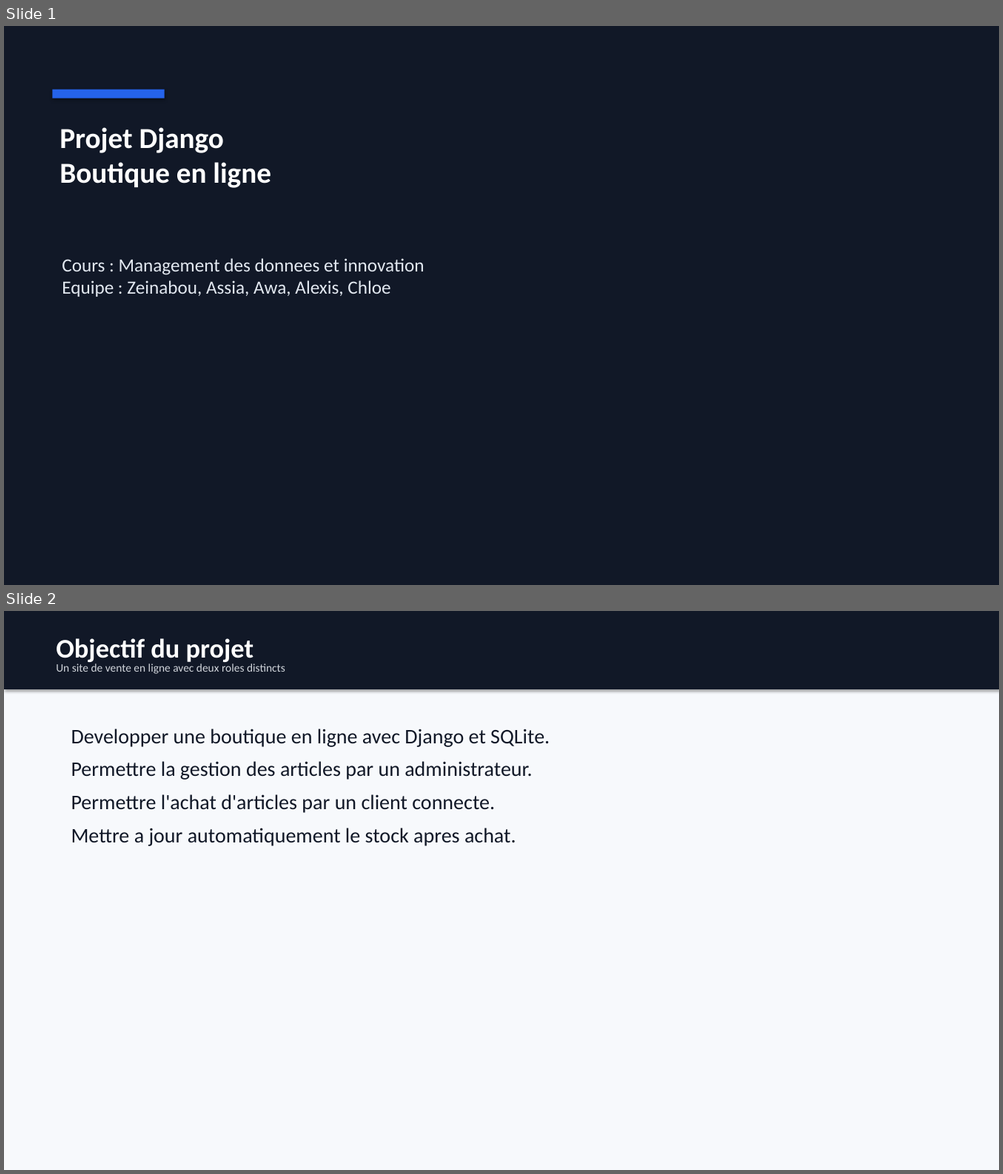
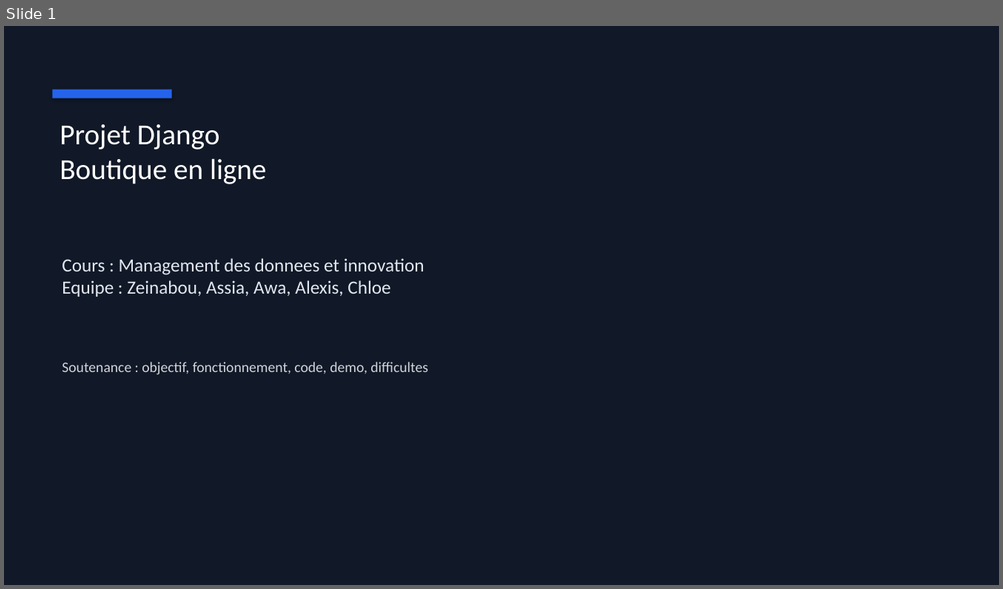
Before and after one commit to Djakumani/Projet-Python-Boutique, a slide deck: docs/presentation_soutenance_boutique.pptx. Shown one above the other, each under a label of ours: slides 1 and 2 before the commit, slide 1 after it. The pictures are 1003x1174 and 1003x589 pixels, drawn with LibreOffice and Linux fonts; fonts in the diff are those of the drawing. Boxes give left, top, right and bottom in pixels: in the first picture for what was removed or moved away, otherwise in the second. Text is boxed around its words. In the diff, an @@ line names an element or a change of style, - is before the commit and + after.

Commit message:
Expand soutenance materials and update women images

```diff
--- a/docs/presentation_soutenance_boutique.pptx
+++ b/docs/presentation_soutenance_boutique.pptx
@@ slide 2 removed at (4, 611, 999, 1170), background #F7F9FC @@
@@ rectangle removed at (4, 611, 999, 689) @@
@@ text removed at (56, 638, 254, 664) @@
-Objectif du projet
@@ text removed at (56, 664, 285, 674) @@
-Un site de vente en ligne avec deux roles distincts
@@ text removed at (71, 729, 549, 846) @@
-Developper une boutique en ligne avec Django et SQLite.
-Permettre la gestion des articles par un administrateur.
-Permettre l'achat d'articles par un client connecte.
-Mettre a jour automatiquement le stock apres achat.
@@ slide 1 changed as well @@
@@ rectangle: place and size @@
-rectangle at (53, 90, 165, 99)
+rectangle at (53, 90, 172, 99)
@@ text "Projet Django Boutique en ligne" at (60, 124, 266, 184): bold off @@
@@ text added at (62, 362, 428, 375), 14 pt, text #D1D5DB @@
+Soutenance : objectif, fonctionnement, code, demo, difficultes
```
Also in this commit, not shown: 4 other slides changed, 8 slides added, 1 other slide removed, 5 other files.
